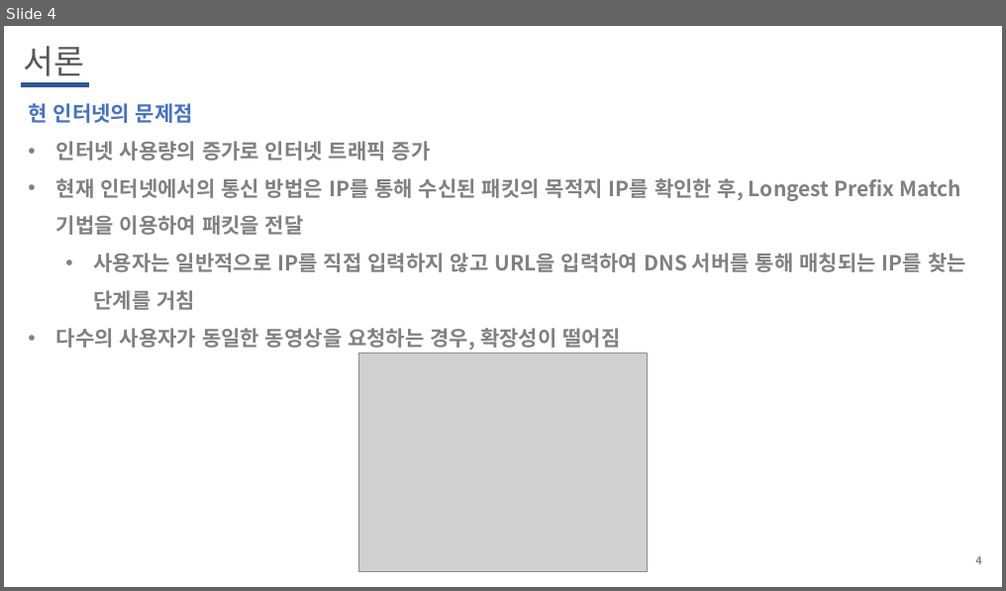
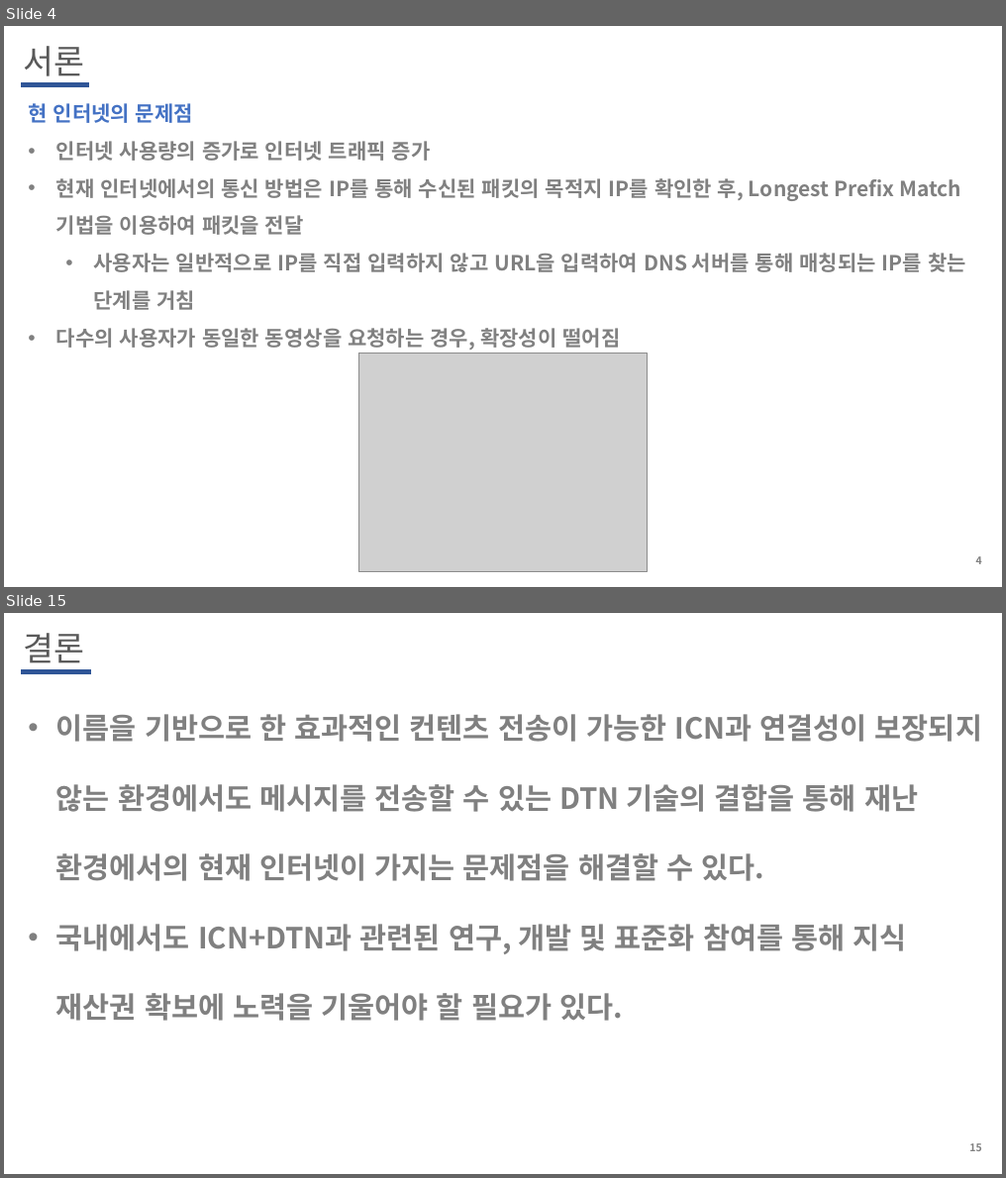
Before and after one commit to WoogiBoogi1129/ICN-NDN, a slide deck: Named-Data-Net/PPT/ICN+NDN-기술.pptx. Shown one above the other, each under a label of ours: slide 4 before the commit, slides 4 and 15 after it; the slides between them are not shown. The pictures are 1006x591 and 1006x1178 pixels, drawn with LibreOffice and Linux fonts; fonts in the diff are those of the drawing; grey boxes stand for pictures. Boxes give left, top, right and bottom in pixels: in the first picture for what was removed or moved away, otherwise in the second. Text is boxed around its words. In the diff, an @@ line names an element or a change of style, - is before the commit and + after.

```diff
--- a/Named-Data-Net/PPT/ICN+NDN-기술.pptx
+++ b/Named-Data-Net/PPT/ICN+NDN-기술.pptx
@@ slide 15 added at (x1=4, y1=613, x2=1002, y2=1174), background #FFFFFF @@
@@ text added at (x1=23, y1=633, x2=84, y2=663), 32 pt, text #595959 @@
+결론
@@ line added from (21, 672) to (91, 672), #2F5597 4.5 pt @@
@@ text added at (x1=56, y1=714, x2=982, y2=1021), 28 pt, text #808080, bold @@
+• 이름을 기반으로 한 효과적인 컨텐츠 전송이 가능한 ICN과 연결성이 보장되지 않는 환경에서도 메시지를 전송할 수 있는 DTN 기술의 결합을 통해 재난 환경에서의 현재 인터넷이 가지는 문제점을 해결할 수 있다.
+• 국내에서도 ICN+DTN과 관련된 연구, 개발 및 표준화 참여를 통해 지식 재산권 확보에 노력을 기울어야 할 필요가 있다.
@@ page number added at (x1=969, y1=1144, x2=981, y2=1152), 10 pt, text #808080, bold @@
+15
```
Also in this commit, not shown: 2 slides changed, 9 other slides added, 1 other file.
